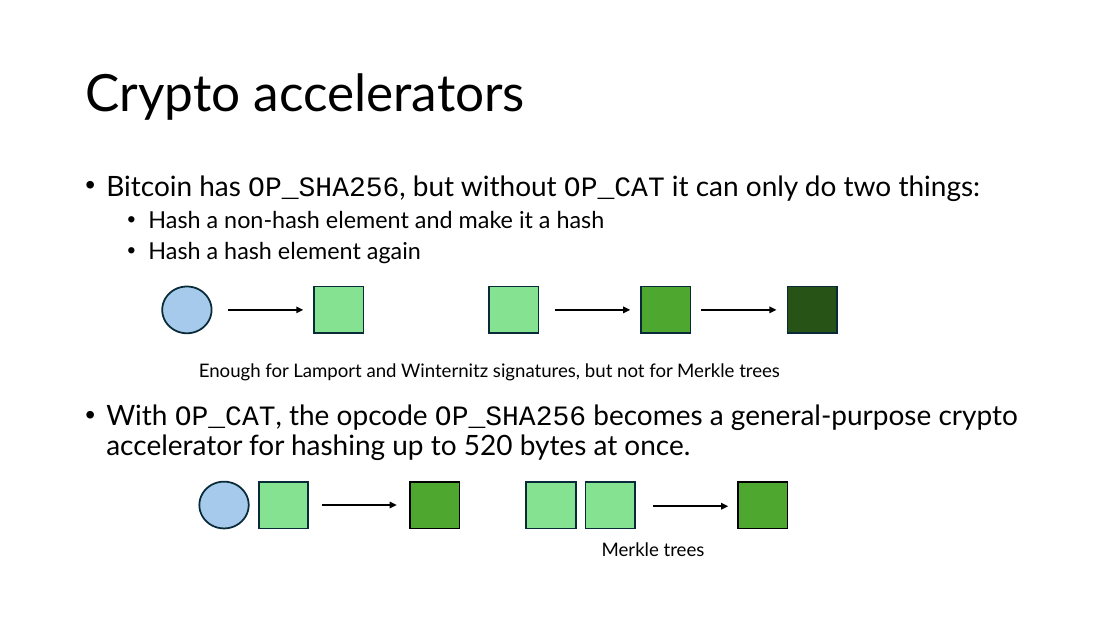
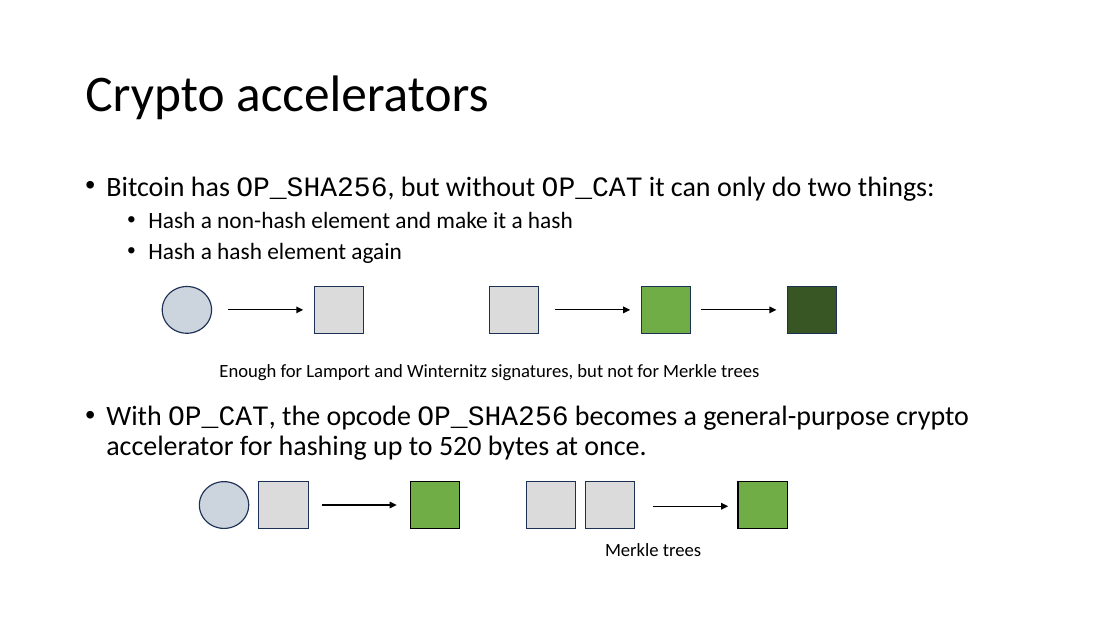
Before and after one commit to Bitcoin-Wildlife-Sanctuary/opcat-slides, a slide deck: slide 38 of opcat.pptx (slide 35 before the commit). Drawn at 1120x630 pixels with LibreOffice and Linux fonts; fonts in the diff are those of the drawing. Boxes give left, top, right and bottom in pixels: in the first picture for what was removed or moved away, otherwise in the second. Text is boxed around its words. In the diff, an @@ line names an element or a change of style, - is before the commit and + after.

```diff
--- a/opcat.pptx
+++ b/opcat.pptx
@@ text "Bitcoin has OP_SHA256, but without ..." at [106,176,935,263]: font Lato to Calibri in "Bitcoin has OP_SHA256, but without it can ...", "Hash a non-hash element and make it ...", "Hash a hash element again" @@
@@ ellipse at [162,287,212,334]: fill #A6CAEC to #CCD4DE; outline #092A39 1.5 pt to #1E3256 1 pt @@
@@ rectangle at [641,287,691,334]: fill #4EA72E to #70AD47; outline #092A39 1.5 pt to #1E3256 1 pt @@
@@ rectangle at [787,287,837,334]: fill #275417 to #385723; outline #092A39 1.5 pt to #1E3256 1 pt @@
@@ text "With OP_CAT, the opcode OP_SHA256 ..." at [106,405,969,460]: font Lato to Calibri in "With OP_CAT, the opcode becomes a general-purpose ..." @@
@@ ellipse at [199,481,249,528]: fill #A6CAEC to #CCD4DE; outline #092A39 1.5 pt to #1E3256 1 pt @@
@@ rectangle at [410,481,460,528]: fill #4EA72E to #70AD47; outline #000000 1.5 pt to #000000 1 pt @@
@@ fill #84E291 to #DBDBDB; outline #092A39 1.5 pt to #1E3256 1 pt in 5 elements at [314,287,364,334], [489,287,539,334], [259,481,308,528], [527,481,576,528], [586,481,635,528] @@
@@ rectangle at [739,481,788,528]: fill #4EA72E to #70AD47; outline #000000 1.5 pt to #000000 1 pt @@
@@ font Lato to Calibri in 3 elements at [85,75,489,120], [219,364,759,381], [605,543,701,556] @@
```
Also in this commit, not shown: 48 other slides changed, 5 slides added, 1 slide removed.
